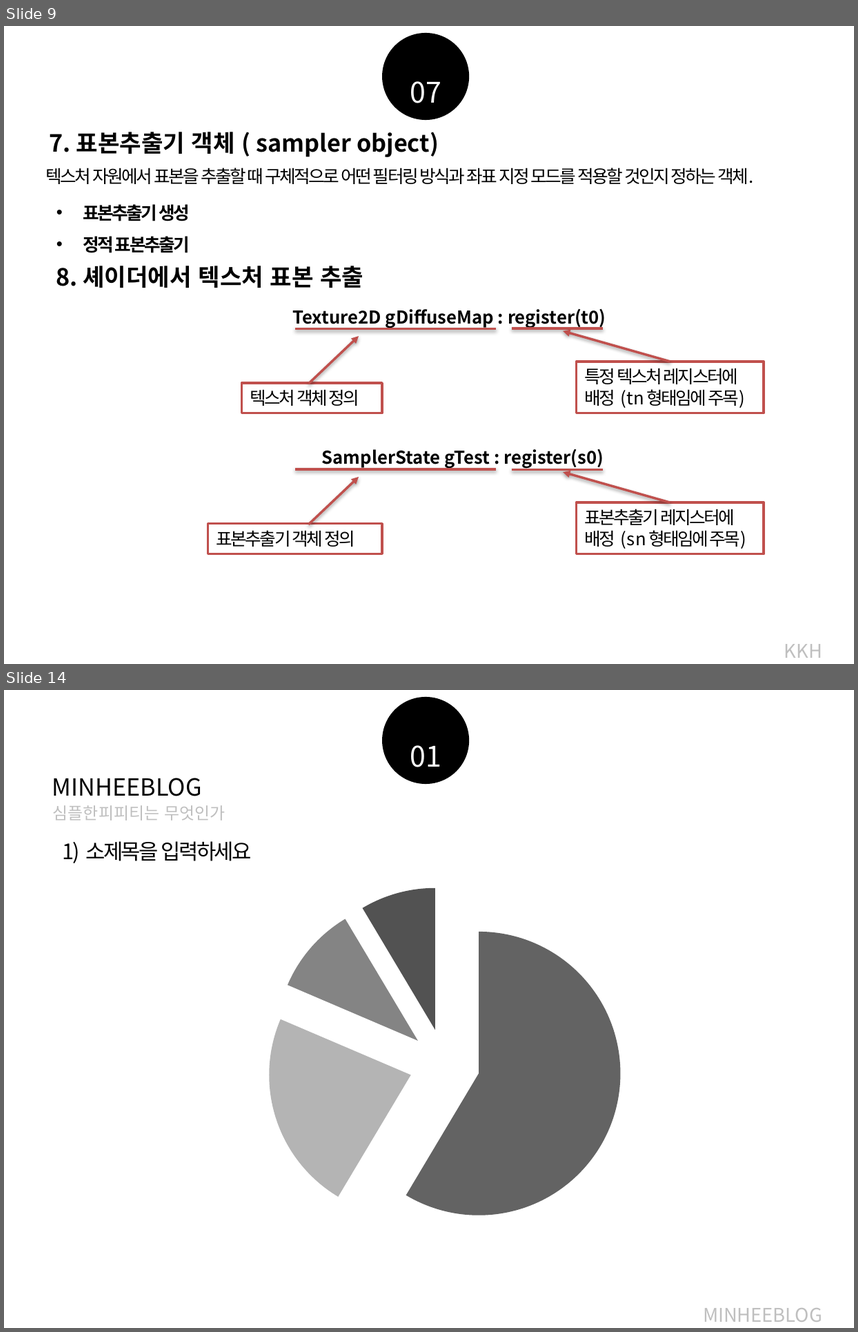
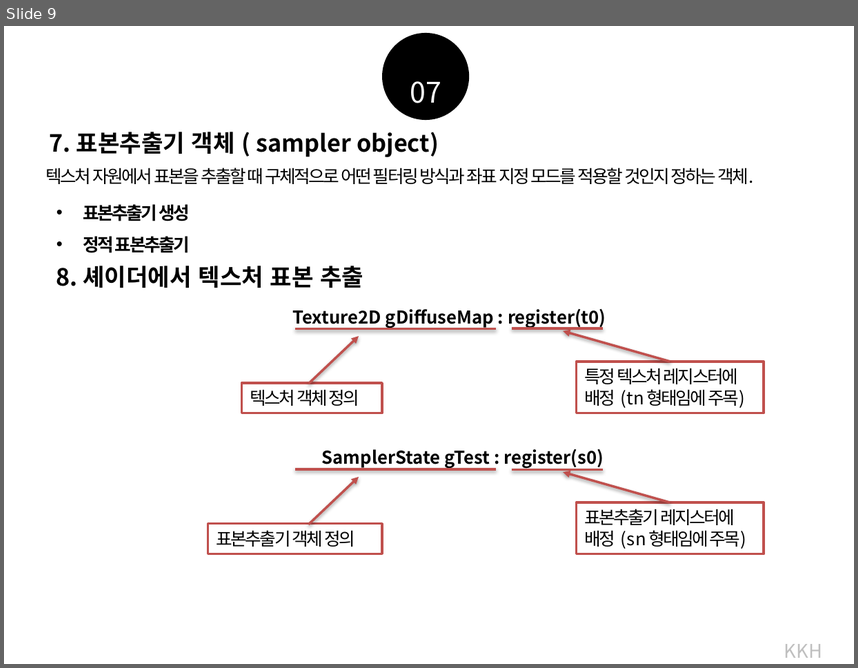
Before and after one commit to earthboom/CodingStudy, a slide deck: Common/Chapter9_Texture.pptx. Shown one above the other, each under a label of ours: slides 9 and 14 before the commit, slide 9 after it; the slides between them are not shown. The pictures are 858x1332 and 858x668 pixels, drawn with LibreOffice and Linux fonts; fonts in the diff are those of the drawing. Boxes give left, top, right and bottom in pixels: in the first picture for what was removed or moved away, otherwise in the second. Text is boxed around its words. In the diff, an @@ line names an element or a change of style, - is before the commit and + after.

```diff
--- a/Common/Chapter9_Texture.pptx
+++ b/Common/Chapter9_Texture.pptx
@@ slide 14 removed at <box>4,690,854,1328</box>, background #FFFFFF @@
@@ ellipse removed at <box>382,697,469,784</box> @@
@@ text removed at <box>410,745,441,767</box> @@
-01
@@ text removed at <box>52,778,202,796</box> @@
-MINHEEBLOG
@@ text removed at <box>53,805,225,820</box> @@
-심플한피피티는 무엇인가
@@ text removed at <box>63,841,251,863</box> @@
-1) 소제목을 입력하세요
@@ pie chart removed at <box>161,876,728,1253</box> @@
-categories: 1, 2, 3, 4
-Series 1: 59, 23, 10, 9
@@ text removed at <box>703,1308,822,1321</box> @@
-MINHEEBLOG
```
Also in this commit, not shown: 7 other slides removed, 8 other files.
